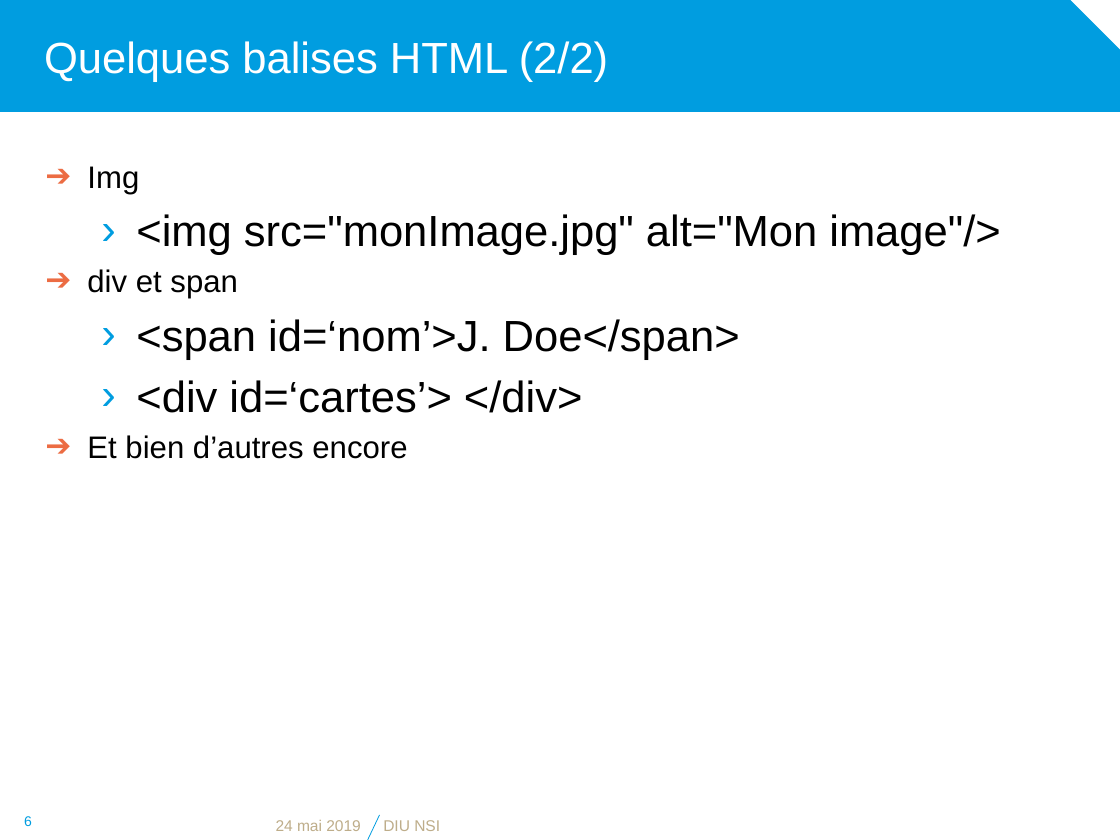
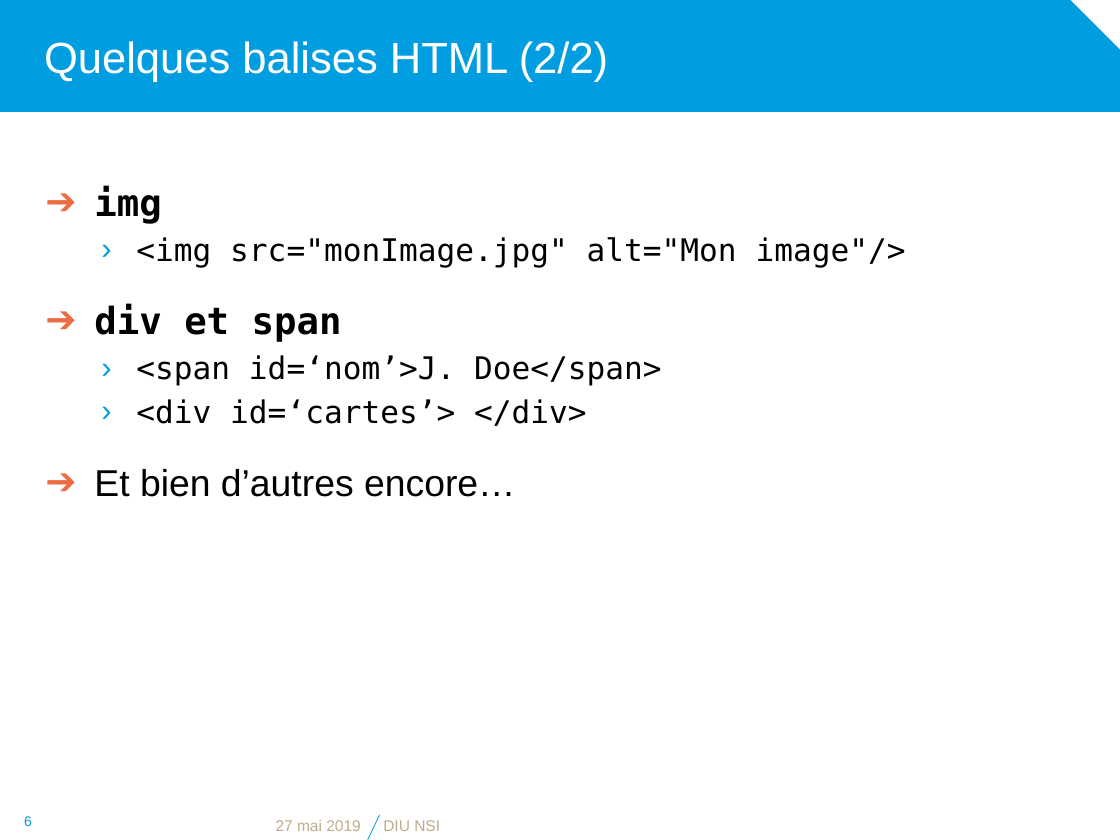
Before and after one commit to diu-uf-bordeaux/bloc1, a slide deck: slide 6 of web/1-HTML/html.pptx. Drawn at 1120x840 pixels with LibreOffice and Linux fonts; fonts in the diff are those of the drawing; background and template pictures are left out. Boxes give left, top, right and bottom in pixels: in the first picture for what was removed or moved away, otherwise in the second. Text is boxed around its words. In the diff, an @@ line names an element or a change of style, - is before the commit and + after.

```diff
--- a/web/1-HTML/html.pptx
+++ b/web/1-HTML/html.pptx
@@ text at (94,186,161,224): text changed; size 20 to 24 pt; font Arial to DejaVu Sans Mono; bold on @@
-➔ Img
+➔ img
@@ text at (94,237,906,426): size 28 to 20 pt in "<img src="monImage.jpg" alt="Mon image"/>", "<span id=‘nom’>J. Doe</span>", "<div id=‘cartes’> </div>"; font Arial to DejaVu Sans Mono in "<img src="monImage.jpg" alt="Mon image"/>", "div et span", "<span id=‘nom’>J. Doe</span>", "<div id=‘cartes’> </div>"; size 20 to 24 pt, bold on in "div et span"; less space between paragraphs; indent changed; line spacing 1 to 1.5 @@
@@ text at (94,469,516,497): text changed; size 20 to 24 pt @@
-➔ Et bien d’autres encore
+➔ Et bien d’autres encore…
@@ text at (276,820,361,831): text changed @@
-24 mai 2019
+27 mai 2019
```
Also in this commit, not shown: 6 other slides changed, 1 other file.
